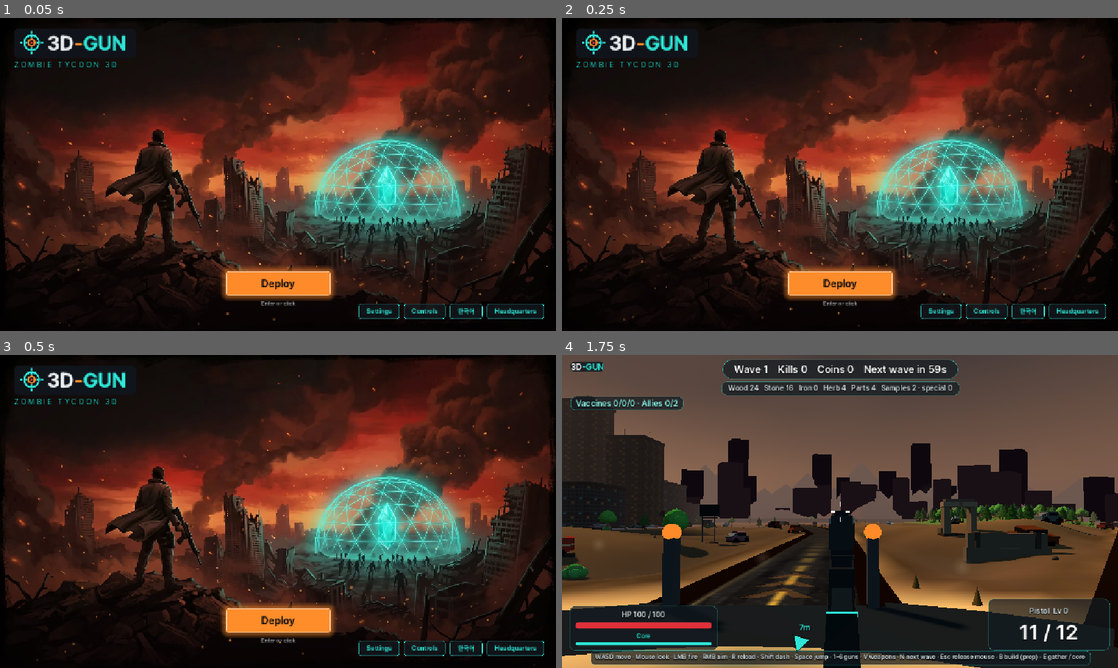
Above: before the commit, frames 1-4 (two rows, left to right).
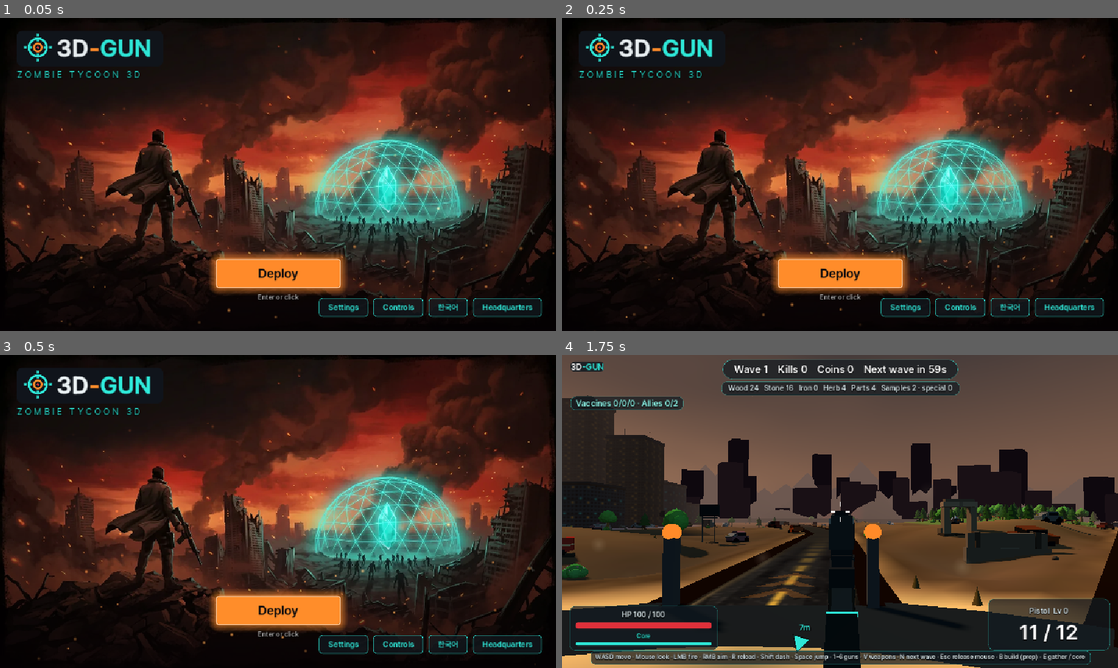
Above: after the commit, the same moments.

Repository: sangsangbaksa-dev/3D-Gun
Game: Godot game, scene res://scenes/title.tscn
Same seed, same stepped clock (60 frames per second), same inputs: the game is played once before the commit and once after it.
Inputs (mouse positions are in pixels of both pictures, inside the frame that each line leads up to):
- Up to frame 1 (0.05 s): no input
- Up to frame 2 (0.25 s): no input
- Up to frame 3 (0.5 s): no input
- Up to frame 4 (1.75 s): click "Deploy" at 0.5 s; tap Enter (ui_accept) at 1.25 s; move the mouse to (962, 495) at 1.27 s; hold D (move_right) from 1.28 s (still down); hold Right mouse button (aim) from 1.28 s (still down); click (962, 495) at 1.42 s; tap Space (jump) at 1.52 s

The runs differ from the first frame. In frame 1, 7.5% of the frame differs, in the area x 0-100%, y 3-98%; in frame 2, 7.6%, in the area x 0-100%, y 3-99%; in frame 3, 7.6%; in frame 4, 0.4%.

Commit message:
HUD 연출 문서, shots_hud 확인 스크립트 추가

Diff:
--- a/godot/scripts/title.gd
+++ b/godot/scripts/title.gd
@@ -8,6 +8,7 @@
 const RED := Color("e0303a")
 const PANEL := Color("121a20b3")
 const SettingsScript := preload("res://scripts/settings_panel.gd")
+const UiKit := preload("res://scripts/ui_kit.gd")
 
 var logo: Control
 var sub: Label
@@ -22,6 +23,7 @@
 
 func _ready() -> void:
 	Input.mouse_mode = Input.MOUSE_MODE_VISIBLE
+	UiKit.auto_scale(self) # 세로 모바일 화면에서 확대
 	I18n.locale = Save.settings.locale
 	set_anchors_preset(Control.PRESET_FULL_RECT)
 	var art := TextureRect.new()
--- /dev/null
+++ b/godot/tests/shots_hud.gd
@@ -0,0 +1,167 @@
+extends SceneTree
+## HUD 연출 화면 확인: 타이틀, 데미지 숫자, 명중 마커 3종, 웨이브 배너 3종, 사망 카드.
+## 데스크톱: xvfb-run godot --path godot --rendering-driver opengl3 -s res://tests/shots_hud.gd (OUT=폴더)
+## 웹(WebShots 프리셋): "SHOT 이름" 을 찍고 잠시 화면을 붙잡는다. 화면 크기는 창(브라우저) 크기를 따른다.
+## SHOTS=title,dmg 처럼 고를 수 있다.
+
+var out := ""
+var game: Node
+var step := 0
+var t0 := 0
+var only: PackedStringArray = []
+
+func _initialize() -> void:
+	out = OS.get_environment("OUT") if OS.has_environment("OUT") else ProjectSettings.globalize_path("user://shots")
+	DirAccess.make_dir_recursive_absolute(out)
+	if OS.has_environment("SHOTS"):
+		only = OS.get_environment("SHOTS").split(",")
+	for a in OS.get_cmdline_user_args():
+		if a.begins_with("--shots="):
+			only = a.substr(8).split(",")
+	change_scene_to_file("res://scenes/title.tscn")
+
+func _now() -> int:
+	return Time.get_ticks_msec()
+
+func _snap(name: String) -> void:
+	if only.size() > 0 and not (name in only):
+		return
+	if OS.has_feature("web"):
+		print("SHOT ", name)
+	else:
+		root.get_texture().get_image().save_png(out.path_join(name + ".png"))
+		print("shot ", name)
+
+## 웹에서는 스크린샷이 찍힐 때까지 기다린다 (0.9초)
+func _hold() -> int:
+	return 900 if OS.has_feature("web") else 150
+
+func _freeze_fx() -> void:
+	if game and game.floating:
+		for e in game.floating._live:
+			e.age = e.life * 0.42
+
+func _spot(i: int) -> Vector3:
+	var p: Node3D = game.player
+	var fwd := -p.global_transform.basis.z
+	var right := p.global_transform.basis.x
+	var pos: Vector3 = p.position + fwd * 7.0 + right * ((i - 1) * 2.2)
+	pos.y = game.world.ground_y(pos.x, pos.z) + 1.7
+	return pos
+
+func _process(_dt: float) -> bool:
+	var el := _now() - t0
+	match step:
+		0:
+			if el > 1500:
+				_snap("title")
+				step = 1
+				t0 = _now()
+		1:
+			if el > _hold():
+				change_scene_to_file("res://scenes/game.tscn")
+				step = 2
+				t0 = _now()
+		2:
+			if el > 1500 and current_scene != null and current_scene.get("floating") != null:
+				game = current_scene
+				game.roamers.enabled = false
+				game.prep_left = 9999.0
+				step = 3
+				t0 = _now()
+		3: # 데미지 숫자 + 일반 명중 마커
+			game.hit_kind = "normal"
+			game.hit_total = 1.0
+			game.hitmark = 0.78
+			if el < 300 and el % 100 < 20:
+				pass
+			if el > 200 and game.floating._live.is_empty():
+				game.floating.spawn(_spot(0), 34, "normal")
+				game.floating.spawn(_spot(1), 61, "head")
+				game.floating.spawn(_spot(2), 120, "kill")
+			_freeze_fx()
+			if el > 700:
+				_snap("dmg")
+				step = 4
+				t0 = _now()
+		4:
+			game.hit_kind = "normal"
+			game.hit_total = 1.0
+			game.hitmark = 0.8
+			_freeze_fx()
+			if el > _hold():
+				step = 5
+				t0 = _now()
+		5:
+			game.hit_kind = "head"
+			game.hit_total = 1.0
+			game.hitmark = 0.8
+			_freeze_fx()
+			if el > 300:
+				_snap("marker_head")
+				step = 6
+				t0 = _now()
+		6:
+			game.hit_kind = "head"
+			game.hitmark = 0.8
+			_freeze_fx()
+			if el > _hold():
+				step = 7
+				t0 = _now()
+		7:
+			game.hit_kind = "kill"
+			game.hit_total = 1.0
+			game.hitmark = 0.75
+			_freeze_fx()
+			if el > 300:
+				_snap("marker_kill")
+				step = 8
+				t0 = _now()
+		8:
+			game.hit_kind = "kill"
+			game.hitmark = 0.75
+			if el > _hold():
+				game.hitmark = 0.0
+				game._banner("Wave 7", "wave")
+				step = 9
+				t0 = _now()
+		9:
+			if el > 800:
+				_snap("banner_wave")
+				step = 10
+				t0 = _now()
+		10:
+			if el > _hold() + 2400:
+				game._banner("Wave 10", "boss", "⚠ Wave 10 boss Bruiser appears!")
+				step = 11
+				t0 = _now()
+		11:
+			if el > 900:
+				_snap("banner_boss")
+				step = 12
+				t0 = _now()
+		12:
+			if el > _hold() + 3200:
+				game._banner("Wave 7  ✓", "clear", "+38")
+				step = 13
+				t0 = _now()
+		13:
+			if el > 800:
+				_snap("banner_clear")
+				step = 14
+				t0 = _now()
+		14:
+			if el > _hold() + 2400:
+				game.player.hp = 1.0
+				game.player.take_damage(50.0)
+				step = 15
+				t0 = _now()
+		15:
+			if el > 3200:
+				_snap("death")
+				step = 16
+				t0 = _now()
+		16:
+			if el > _hold():
+				return true
+	return false
Not shown, added: godot/scripts/floating_text.gd.uid
Not shown, added: godot/tests/shots_hud.gd.uid
Not shown, changed: godot/README.md
